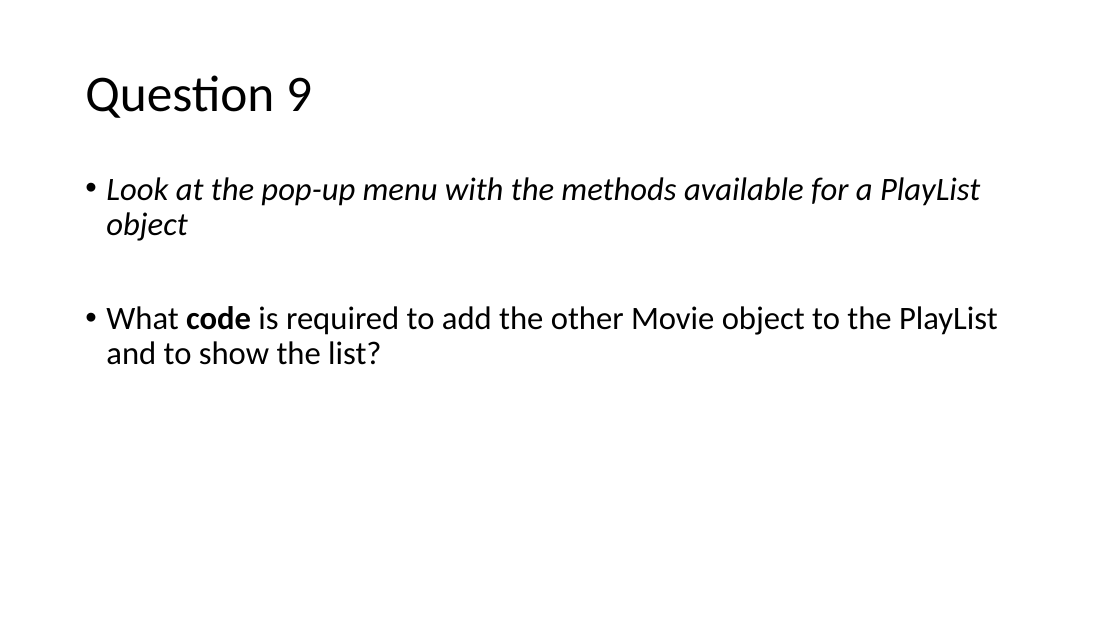
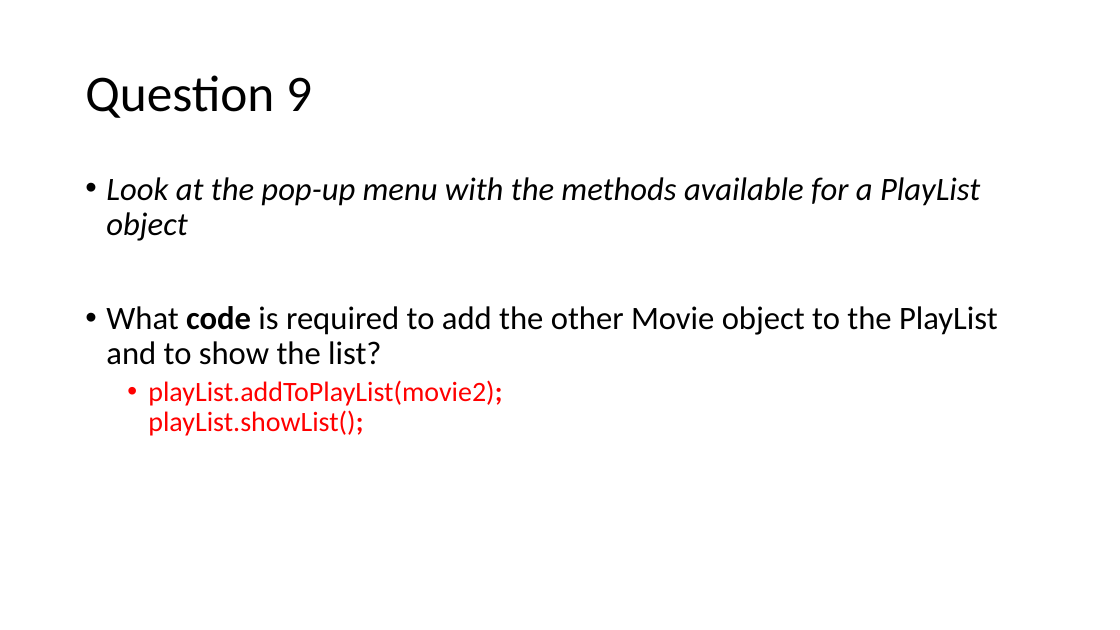
Before and after one commit to random-walkie/gasw_programming1, a slide deck: slide 12 of week2/activity/Week2Activity.pptx. Drawn at 1120x630 pixels with LibreOffice and Linux fonts; fonts in the diff are those of the drawing. Boxes give left, top, right and bottom in pixels: in the first picture for what was removed or moved away, otherwise in the second. Text is boxed around its words. In the diff, an @@ line names an element or a change of style, - is before the commit and + after.

Commit message:
Update MainMovies to demonstrate PlayList integration

```diff
--- a/week2/activity/Week2Activity.pptx
+++ b/week2/activity/Week2Activity.pptx
@@ text at [148,380,502,436]: paragraph added @@
+  • playList.addToPlayList(movie2);
+    playList.showList();
```
Also in this commit, not shown: 3 other slides changed, 1 other file.
